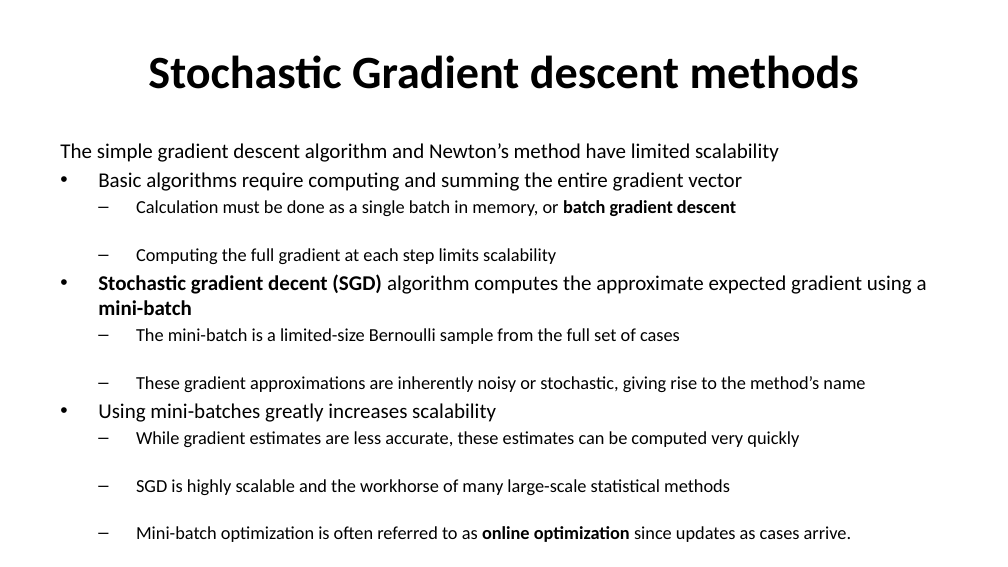
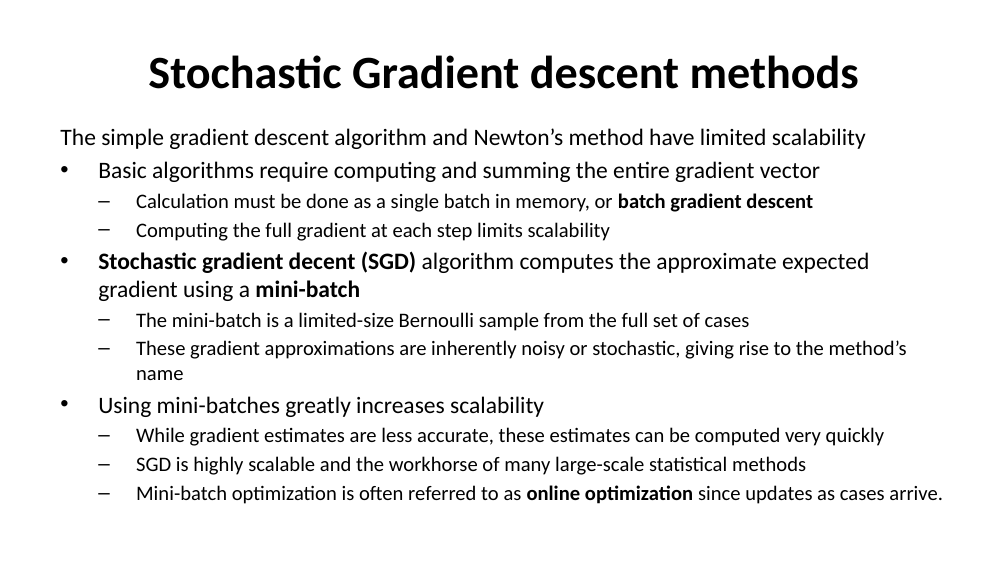
Before and after one commit to StephenElston/CSCI-E-83, a slide deck: slide 32 of LectureSlides/05_ParameterEstimationAndLikelihood.pptx. Drawn at 1008x567 pixels with LibreOffice and Linux fonts; fonts in the diff are those of the drawing. Boxes give left, top, right and bottom in pixels: in the first picture for what was removed or moved away, otherwise in the second. Text is boxed around its words. In the diff, an @@ line names an element or a change of style, - is before the commit and + after.

```diff
--- a/LectureSlides/05_ParameterEstimationAndLikelihood.pptx
+++ b/LectureSlides/05_ParameterEstimationAndLikelihood.pptx
@@ text "The simple gradient descent algorithm ...": place and size @@
-text "The simple gradient descent algorithm ..." at bbox=[60, 143, 927, 542]
+text "The simple gradient descent algorithm ..." at bbox=[60, 128, 943, 504]
@@ text "The simple gradient descent algorithm ..." at bbox=[60, 128, 943, 504]: size 15 to 16.8 pt in "The simple gradient descent algorithm and Newton’s ...", "Basic algorithms require computing and summing the ...", "Stochastic gradient decent (SGD) algorithm computes the ...", "Using mini-batches greatly increases scalability"; size 13.1 to 14.7 pt in "Calculation must be done as a single ...", "Computing the full gradient at each step ...", "The mini-batch is a limited-size Bernoulli sample ...", "These gradient approximations are inherently noisy or ..." and 3 more places @@
```
Also in this commit, not shown: 13 other slides changed, 3 other files.
